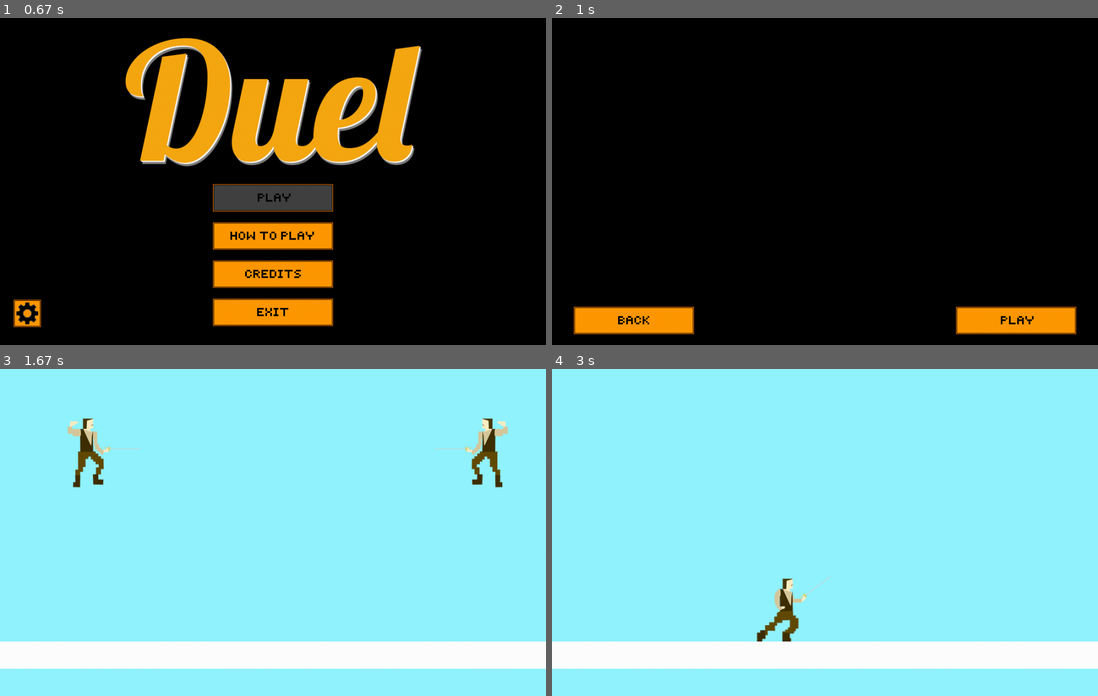
Above: before the commit, frames 1-4 (two rows, left to right).
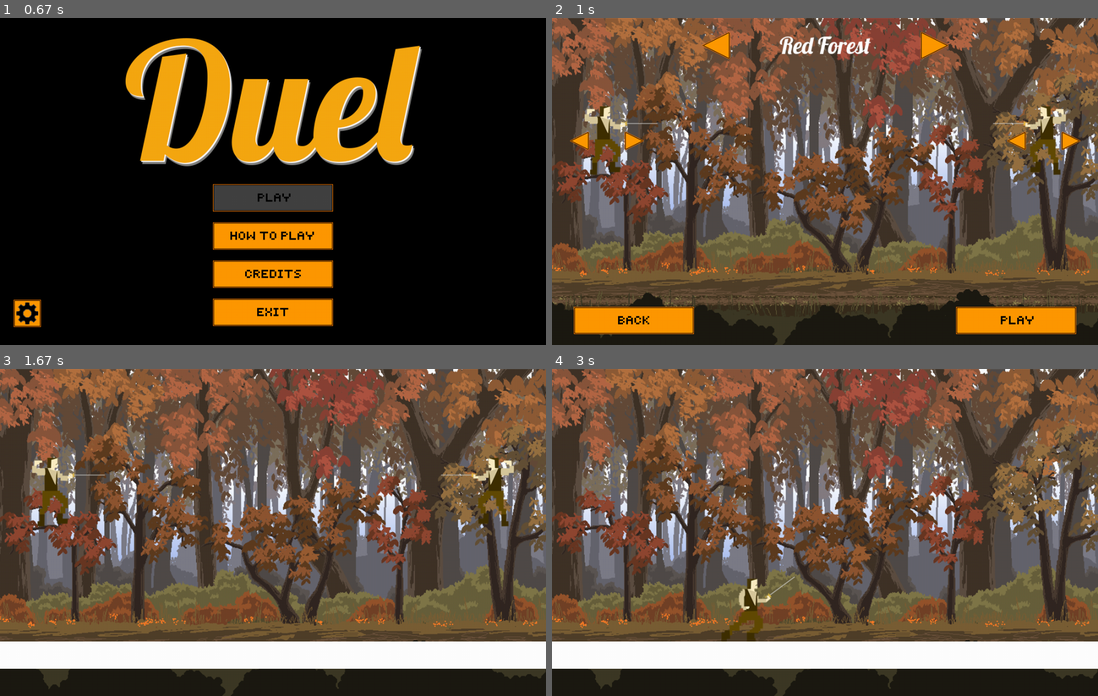
Above: after the commit, the same moments.

Repository: AlexisDougherty13/Duel
Game: pygame game, started from theMain.py
Two runs of this game, one before a commit and one after it. Both use one fixed random seed, a clock stepped at 60 frames per second and the inputs below.
Inputs (mouse positions are in pixels of both pictures, inside the frame that each line leads up to):
- Up to frame 1 (0.67 s): click (251, 194) at 0.38 s
- Up to frame 2 (1 s): no input
- Up to frame 3 (1.67 s): click (464, 669) at 1.22 s
- Up to frame 4 (3 s): tap A at 1.67 s; hold Up 2.07-2.53 s; hold W 2.07-2.53 s; hold Right from 2.57 s (still down); hold D from 2.57 s (still down)

Frame 1 is identical in both runs. In frame 2, 96% of the frame differs, in the area x 0-100%, y 0-100%; in frame 3, 92%; in frame 4, 92%.

Commit message:
Finalized Pregame Menu, modified player starting conditions

Diff:
--- a/audioEngine.py
+++ b/audioEngine.py
@@ -1,5 +1,6 @@
 from threading import Thread
 import pygame
+import os
 
 class AudioEngine:
 
@@ -7,7 +8,6 @@
         self.currentSong = "Main Menu"
         self.songChange = True
         self.Active = True
-        pygame.mixer.music.set_volume(1)
         try:
             self.thread = Thread(target=self.driver, args=())
             self.thread.start()
@@ -16,13 +16,20 @@
 
     def driver(self):
         pygame.mixer.init()
+        pygame.mixer.music.set_volume(1)
         while self.Active:
             if self.songChange:
                 if self.currentSong == "Main Menu":
-                    pygame.mixer.music.load("RedForestMap.wav")
+                    path = "RedForestMap.wav"
+                    canonicalized_path = path.replace('/', os.sep).replace('\\', os.sep)
+                    music_path =  os.path.join(os.path.dirname(os.path.realpath(__file__)), canonicalized_path)
+                    pygame.mixer.music.load(music_path)
                     pygame.mixer.music.play(-1)
                 elif self.currentSong == "Red Forest":
-                    pygame.mixer.music.load("RedForestMap.wav")
+                    path = "RedForestMap.wav"
+                    canonicalized_path = path.replace('/', os.sep).replace('\\', os.sep)
+                    music_path =  os.path.join(os.path.dirname(os.path.realpath(__file__)), canonicalized_path)
+                    pygame.mixer.music.load(music_path)
                     pygame.mixer.music.play(-1)
                 self.songChange = False
 
--- a/gameEngine.py
+++ b/gameEngine.py
@@ -63,8 +63,8 @@
 
     entities = current_map.getCollidableEntities()
 
-    player1 = Player(-50, 100, 1, 2, False, True, getSkin(skin_selection1))  # Initializes player1
-    player2 = Player(675, 100, 1, 2, False, False, getSkin(skin_selection2))  # Initializes player2
+    player1 = Player(-115, 172, 1, 2, False, True, getSkin(skin_selection1))  # Initializes player1
+    player2 = Player(686, 172, 1, 2, False, False, getSkin(skin_selection2))  # Initializes player2
     testSword = Sword(50, 50, 0)
 
     #draw_buffer, my_sprites = gameFrame.init(player1, player2, current_map, entities, pause_buttons)
--- a/gameFrame.py
+++ b/gameFrame.py
@@ -1,6 +1,7 @@
 import pygame
 import os
 from camera import Camera
+
 
 #OLD RENDER
 #def render(my_sprites, draw_buffer):
@@ -8,17 +9,18 @@
     #pygame.display.update(rects)  # copy rects from buffer to screen
 
 def render(display, screen, player1, player2, entities, camera):
-    #imagesDict = dict()
+    imagesDict = dict()
     if camera.getActive() == True:
         offset = camera.getOffset()
     else:
         offset = [0,0]
 
     display.fill((146,244,255))
-    #display.blit(getImage("Resources/Images/ScaledBackgroundAutumnForest.png", imagesDict), (0, 0))
+    display.blit(getImage("Resources/Images/ScaledBackgroundAutumnForest.png", imagesDict), (0, 0))
 
     display.blit(player1.image, (player1.rect.x - offset[0], player1.rect.y - offset[1]))
     display.blit(player2.image, (player2.rect.x - offset[0], player2.rect.y - offset[1]))
+
 
     for rec in entities:
         newRect = pygame.Rect(rec.left - offset[0], rec.top - offset[1], rec.width, rec.height)
--- a/mainMenuFrame.py
+++ b/mainMenuFrame.py
@@ -38,10 +38,24 @@
     "plus_unhighl": "Resources/Images/Buttons/PlusButtonUnhighlighted.png",
     "plus_highl": "Resources/Images/Buttons/PlusButtonHighlighted.png",
     "plus_clicked": "Resources/Images/Buttons/PlusButtonClicked.png",
+    "left_unhighl": "Resources/Images/Buttons/LeftArrowUnhighlighted.png",
+    "left_highl": "Resources/Images/Buttons/LeftArrowHighlighted.png",
+    "left_clicked": "Resources/Images/Buttons/LeftArrowClicked.png",
+    "right_unhighl": "Resources/Images/Buttons/RightArrowUnhighlighted.png",
+    "right_highl": "Resources/Images/Buttons/RightArrowHighlighted.png",
+    "right_clicked": "Resources/Images/Buttons/RightArrowClicked.png",
+    "small_right_unhighl": "Resources/Images/Buttons/SmallRightArrowUnhighlighted.png",
+    "small_right_highl": "Resources/Images/Buttons/SmallRightArrowHighlighted.png",
+    "small_right_clicked": "Resources/Images/Buttons/SmallRightArrowClicked.png",
+    "small_left_unhighl": "Resources/Images/Buttons/SmallLeftArrowUnhighlighted.png",
+    "small_left_highl": "Resources/Images/Buttons/SmallLeftArrowHighlighted.png",
+    "small_left_clicked": "Resources/Images/Buttons/SmallLeftArrowClicked.png",
+
 }
 
 menu_buttons = {
     "play_button": menuButtons.Button(button_sprites["play_unhighl"], 400, 300, 220, 50),
+    "pregame_play_button": menuButtons.Button(button_sprites["play_unhighl"], 400, 300, 220, 50),
     "settings_button": menuButtons.Button(button_sprites["settings_unhighl"], 400, 400, 50, 50),
     "exit_button": menuButtons.Button(button_sprites["exit_unhighl"], 400, 500, 220, 50),
     "back_button": menuButtons.Button(button_sprites["back_unhighl"], 400, 500, 220, 50),
@@ -49,7 +63,15 @@
     "tutorial_button": menuButtons.Button(button_sprites["tutorial_unhighl"], 0, 0, 220, 50),
     "credits_button": menuButtons.Button(button_sprites["credits_unhighl"], 0, 0, 220, 50),
     "minus_button": menuButtons.Button(button_sprites["minus_unhighl"], 0, 0, 50, 50),
-    "plus_button": menuButtons.Button(button_sprites["plus_unhighl"], 0, 0, 50, 50)
+    "plus_button": menuButtons.Button(button_sprites["plus_unhighl"], 0, 0, 50, 50),
+    "p1_left_button": menuButtons.Button(button_sprites["small_left_unhighl"], 0, 0, 35, 35),
+    "p1_right_button": menuButtons.Button(button_sprites["small_right_unhighl"], 0, 0, 35, 35),
+    "p2_left_button": menuButtons.Button(button_sprites["small_left_unhighl"], 0, 0, 35, 35),
+    "p2_right_button": menuButtons.Button(button_sprites["small_right_unhighl"], 0, 0, 35, 35),
+    "map_left_button": menuButtons.Button(button_sprites["left_unhighl"], 0, 0, 51, 51),
+    "map_right_button": menuButtons.Button(button_sprites["right_unhighl"], 0, 0, 51, 51),
+    "p1_preview": menuButtons.Button("Resources/Images/MontoyaMedR.png", 0, 0, 269, 140),
+    "p2_preview": menuButtons.Button("Resources/Images/MontoyaMedL.png", 0, 0, 269, 140),
 }
 
 #Remember to change game state booleans when going between menus.
@@ -65,7 +87,13 @@
     "tutorial": False,
     "credits": False,
     "increase_volume": False,
-    "decrease_volume": False
+    "decrease_volume": False,
+    "p1_left": False,
+    "p1_right": False,
+    "p2_left": False,
+    "p2_right": False,
+    "map_left": False,
+    "map_right": False
 }
 
 player_skins = list(["Montoya",
@@ -74,8 +102,9 @@
 
 images_dictionary = dict()
 pygame.font.init()
-volume_font = pygame.font.Font("Resources/Lobster.ttf", 32)
-settings_label_font = pygame.font.Font("Resources/Lobster.ttf", 42)
+p1_skin_selection = player_skins[0]
+p2_skin_selection = player_skins[0]
+map_selection = 1
 
 def mainMenu(screen, audio):
     #Menu loop
@@ -140,6 +169,7 @@
     p1_skin_selection = player_skins[0]
     p2_skin_selection = player_skins[0]
     map_selection = 1
+    map_title = pygame.font.Font("Resources/Lobster.ttf", 42)
 
     while True:
         screen.fill((0, 0, 0))
@@ -161,14 +191,26 @@
                     game_state["back"] = True
 
         # Button sprite changing with mouse interaction:
-        checkCollision("play_button", "play", "start", mx, my, m1_clicked)
+        checkCollision("pregame_play_button", "play", "start", mx, my, m1_clicked)
         checkCollision("back_button", "back", "back", mx, my, m1_clicked)
         #Add arrow buttons that check for collisions.
-
-        #Using arrow buttons, change the p1 r p2 skin string that is passed to the startGame() function. Same for map.
+        arrowCollision("p1_left_button", "small_left", "p1_left", mx, my, m1_clicked)
+        arrowCollision("p1_right_button", "small_right", "p1_right", mx, my, m1_clicked)
+        arrowCollision("p2_left_button", "small_left", "p2_left", mx, my, m1_clicked)
+        arrowCollision("p2_right_button", "small_right", "p2_right", mx, my, m1_clicked)
+        arrowCollision("map_left_button", "left", "map_left", mx, my, m1_clicked)
+        arrowCollision("map_right_button", "right", "map_right", mx, my, m1_clicked)
+
+        displayMap(screen, map_selection)
+        printMapTitle(screen, map_selection, map_title)
+        displayPlayer(screen, p1_skin_selection, 1)
+        displayPlayer(screen, p2_skin_selection, 2)
 
         renderMenuButtons("Pregame", screen)
         pygame.display.update()
+
+        #All in one function that checks arrow state and changes selections accordingly.
+        p1_skin_selection, p2_skin_selection, map_selection = checkArrowStates(p1_skin_selection, p2_skin_selection, map_selection)
 
         if game_state["start"]:
             pygame.time.delay(400)
@@ -248,6 +290,8 @@
             mainMenu(screen, audio)
 
 def settingsMenu(screen, audio):
+    volume_font = pygame.font.Font("Resources/Lobster.ttf", 32)
+    settings_label_font = pygame.font.Font("Resources/Lobster.ttf", 42)
 
     #Menu loop
     while True:
@@ -351,7 +395,7 @@
             pygame.time.delay(400)
             game_state["restart"] = False
             game_state["paused"] = False
-            gameEngine.startGame(screen, 1, "Montoya", "Montoya", audio)
+            gameEngine.startGame(screen, map_selection, p1_skin_selection, p2_skin_selection, audio)
         #if game_state["settings"]:
             #pygame.time.delay(400)
             #game_state["settings"] = False
@@ -378,7 +422,13 @@
         screen.blit(gameFrame.getImage("Resources/Images/MenuTitle.png", images_dictionary), (0,0))
 
     elif menu_name == "Pregame":
-        drawButton(screen, "play_button", 850, 555)
+        drawButton(screen, "p1_left_button", 50, 225)
+        drawButton(screen, "p1_right_button", 150, 225)
+        drawButton(screen, "p2_left_button", 850, 225)
+        drawButton(screen, "p2_right_button", 950, 225)
+        drawButton(screen, "map_left_button", 300, 50)
+        drawButton(screen, "map_right_button", 700, 50)
+        drawButton(screen, "pregame_play_button", 850, 555)
         drawButton(screen, "back_button", 150, 555)
 
     elif menu_name == "Settings":
@@ -418,3 +468,67 @@
             menu_buttons[button_name].sprite = button_sprites[short_name + "_clicked"]
     else:
         menu_buttons[button_name].sprite = button_sprites[short_name + "_unhighl"]
+
+#        arrowCollision("p1_right_button", "small_right", "p1_right", mx, my, m1_clicked)
+def arrowCollision(button_name, short_name, state, mx, my, m1_clicked):
+    pos_in_mask = (mx - menu_buttons[button_name].button_rect.x, my - menu_buttons[button_name].button_rect.y)
+    if menu_buttons[button_name].button_rect.collidepoint(mx,my) and menu_buttons[button_name].sprite_mask.get_at(pos_in_mask):
+        menu_buttons[button_name].sprite = button_sprites[short_name + "_highl"]
+        if m1_clicked:  # Mouse click inside of the button's sprite
+            game_state[state] = True
+            menu_buttons[button_name].sprite = button_sprites[short_name + "_clicked"]
+    else:
+        menu_buttons[button_name].sprite = button_sprites[short_name + "_unhighl"]
+
+def checkArrowStates(p1_skin_selection, p2_skin_selection, map_selection):
+    if game_state["p1_left"]:
+        game_state["p1_left"] = False
+    if game_state["p1_right"]:
+        game_state["p1_right"] = False
+    if game_state["p2_left"]:
+        game_state["p2_left"] = False
+    if game_state["p2_right"]:
+        game_state["p2_right"] = False
+    if game_state["map_left"]:
+        if map_selection == 1:
+            map_selection = 2
+        else:
+            map_selection = 1
+        game_state["map_left"] = False
+    if game_state["map_right"]:
+        if map_selection == 1:
+            map_selection = 2
+        else:
+            map_selection = 1
+        game_state["map_right"] = False
+
+    return p1_skin_selection, p2_skin_selection, map_selection
+
+def displayMap(screen, map_selection):
+    if map_selection == 1:
+        screen.blit(gameFrame.getImage("Resources/Images/UF_Background.png", images_dictionary), (0,0))
+    elif map_selection == 2:
+        screen.blit(gameFrame.getImage("Resources/Images/DesertMap.png", images_dictionary), (0, 0))
+
+def displayPlayer(screen, skin_selection, player_number):
+    if player_number == 1:
+        image_path = "Resources/Images/" + skin_selection + "MedR.png"
+        menu_buttons["p1_preview"].sprite = image_path
+        menu_buttons["p1_preview"].button_rect.center = (100, 225)
+        screen.blit(gameFrame.getImage(image_path, images_dictionary), (menu_buttons["p1_preview"].button_rect.x, menu_buttons["p1_preview"].button_rect.y))
+    else:
+        image_path = "Resources/Images/" + skin_selection + "MedL.png"
+        menu_buttons["p2_preview"].sprite = image_path
+        menu_buttons["p2_preview"].button_rect.center = (900, 225)
+        screen.blit(gameFrame.getImage(image_path, images_dictionary), (menu_buttons["p2_preview"].button_rect.x, menu_buttons["p2_preview"].button_rect.y))
+
+def printMapTitle(screen, map_selection, map_title):
+    if map_selection == 1:
+        map_name = "Red Forest"
+    elif map_selection == 2:
+        map_name = "Desert"
+
+    map_text = map_title.render(map_name, True, (255, 255, 255))
+    map_text_rect = map_text.get_rect()
+    map_text_rect.center = (500, 50)
+    screen.blit(map_text, map_text_rect)
--- a/menuButtons.py
+++ b/menuButtons.py
@@ -1,4 +1,5 @@
 import pygame
+import os
 
 
 
@@ -7,3 +8,12 @@
         pygame.sprite.Sprite.__init__(self)
         self.sprite = sprite_path
         self.button_rect = pygame.Rect(x_pos, y_pos, rect_width, rect_height)
+        self.image = getImage(sprite_path)
+        self.sprite_mask = pygame.mask.from_surface(self.image)
+
+
+
+def getImage(path):
+    canonicalized_path = path.replace('/', os.sep).replace('\\', os.sep)
+    image = pygame.image.load(canonicalized_path)
+    return image
--- a/player.py
+++ b/player.py
@@ -45,7 +45,7 @@
             "locked_on": False,
             "ghost": False,
             "ghost_counter": -1,
-            "sword_height": 1,
+            "sword_height": 2,
             "direction_facing": direction_facing,
             "air_time": 0,
             "x_velocity": 0,
Binary file added: Resources/Images/Buttons/LeftArrowClicked.png
Binary file added: Resources/Images/Buttons/LeftArrowHighlighted.png
Binary file added: Resources/Images/Buttons/LeftArrowUnhighlighted.png
Binary file added: Resources/Images/Buttons/RightArrowClicked.png
Binary file added: Resources/Images/Buttons/RightArrowHighlighted.png
Binary file added: Resources/Images/Buttons/RightArrowUnhighlighted.png
Binary file added: Resources/Images/Buttons/SmallLeftArrowClicked.png
Binary file added: Resources/Images/Buttons/SmallLeftArrowHighlighted.png
Binary file added: Resources/Images/Buttons/SmallLeftArrowUnhighlighted.png
Binary file added: Resources/Images/Buttons/SmallRightArrowClicked.png
Binary file added: Resources/Images/Buttons/SmallRightArrowHighlighted.png
Binary file added: Resources/Images/Buttons/SmallRightArrowUnhighlighted.png
(and 2 more such lines)
